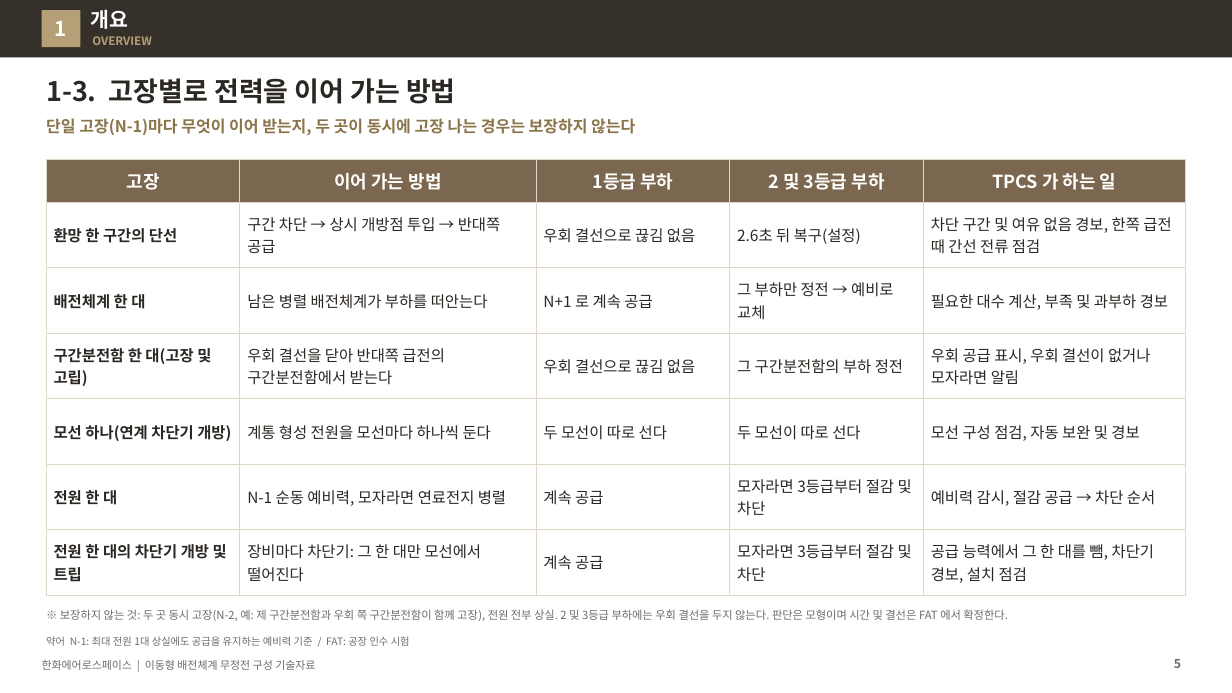
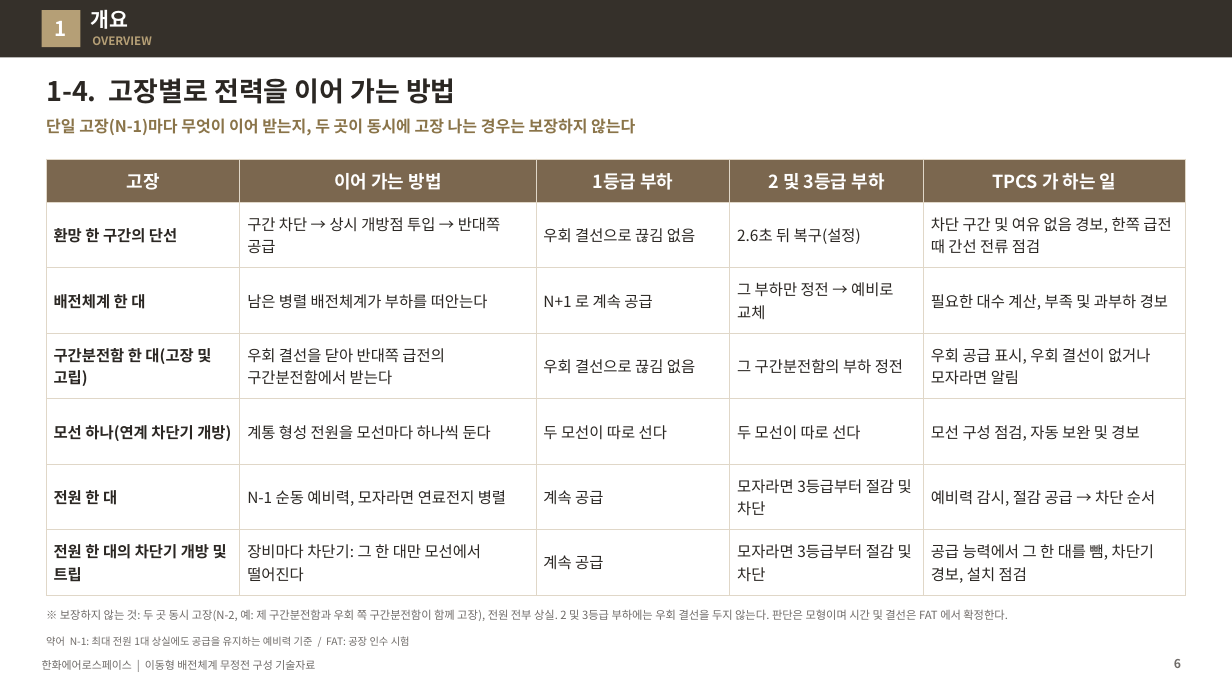
Before and after one commit to byunjd112-hue/headroom, a slide deck: slide 6 of mobile_ems/docs/out/IFPS_이동형배전체계_무정전구성_기술자료_Rev72.pptx (slide 5 before the commit). Drawn at 1232x693 pixels with LibreOffice and Linux fonts; fonts in the diff are those of the drawing. Boxes give left, top, right and bottom in pixels: in the first picture for what was removed or moved away, otherwise in the second. Text is boxed around its words. In the diff, an @@ line names an element or a change of style, - is before the commit and + after.

```diff
--- a/mobile_ems/docs/out/IFPS_이동형배전체계_무정전구성_기술자료_Rev72.pptx
+++ b/mobile_ems/docs/out/IFPS_이동형배전체계_무정전구성_기술자료_Rev72.pptx
@@ title at (46,78,456,104): text changed @@
-1-3. 고장별로 전력을 이어 가는 방법
+1-4. 고장별로 전력을 이어 가는 방법
```
Also in this commit, not shown: 6 other slides changed, 1 slide added, 1 other file.
